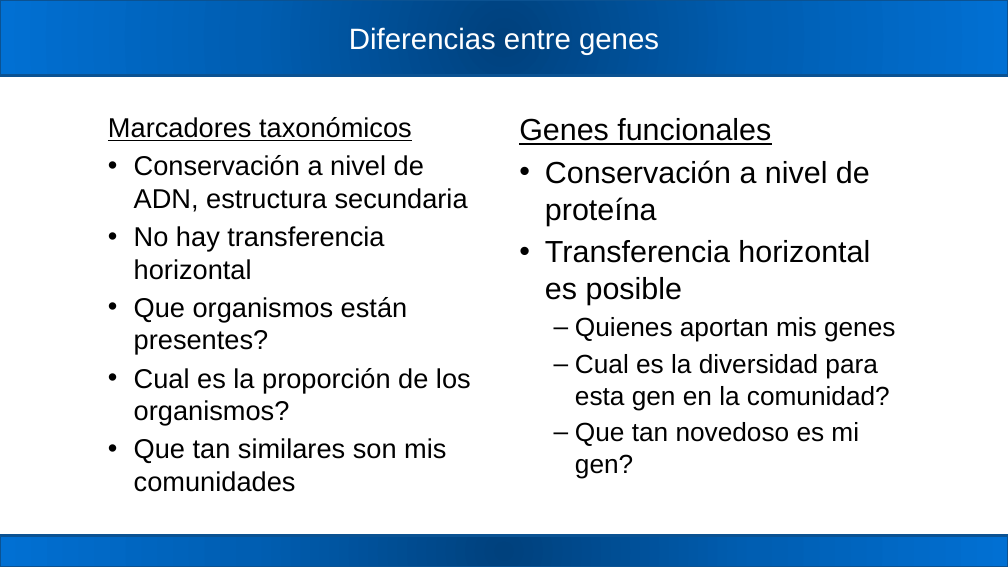
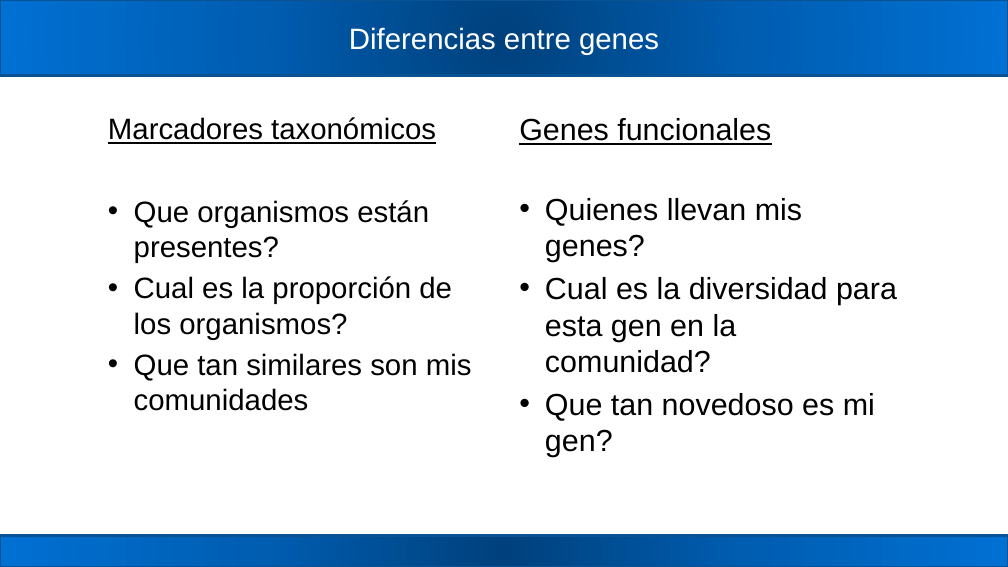
Before and after one commit to carden24/2018_Taller_Genomica_ambiental, a slide deck: slide 5 of W7_Analisis_de_genes_funcionales.pptx (slide 4 before the commit). Drawn at 1008x567 pixels with LibreOffice and Linux fonts; fonts in the diff are those of the drawing. Boxes give left, top, right and bottom in pixels: in the first picture for what was removed or moved away, otherwise in the second. Text is boxed around its words. In the diff, an @@ line names an element or a change of style, - is before the commit and + after.

```diff
--- a/W7_Analisis_de_genes_funcionales.pptx
+++ b/W7_Analisis_de_genes_funcionales.pptx
@@ text "Marcadores taxonómicos" at (108, 117, 472, 411): size 25.9 to 28 pt @@
@@ text at (134, 155, 468, 280): paragraphs removed @@
-• Conservación a nivel de ADN, estructura secundaria
-• No hay transferencia horizontal
@@ text at (545, 198, 802, 262): text changed @@
-• Conservación a nivel de proteína
-• Transferencia horizontal es posible
-  – Quienes aportan mis genes
+• Quienes llevan mis genes?
@@ text at (545, 277, 897, 457): size 25 to 29 pt in "Cual es la diversidad para esta gen ...", "Que tan novedoso es mi gen?"; bullet – to •; list level 2 to 1 in "Cual es la diversidad para ..."; list level 2 to 1 in "Que tan novedoso es mi ..." @@
```
Also in this commit, not shown: 2 other slides changed, 6 slides added, 5 slides removed, 1 other file.
